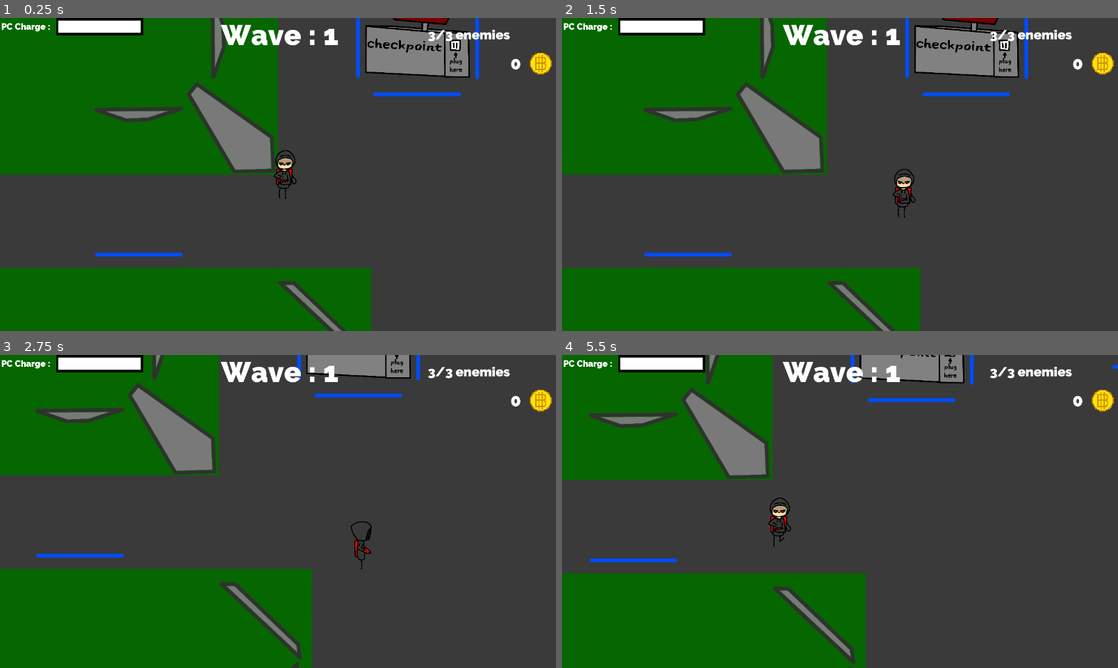
Above: before the commit, frames 1-4 (two rows, left to right).
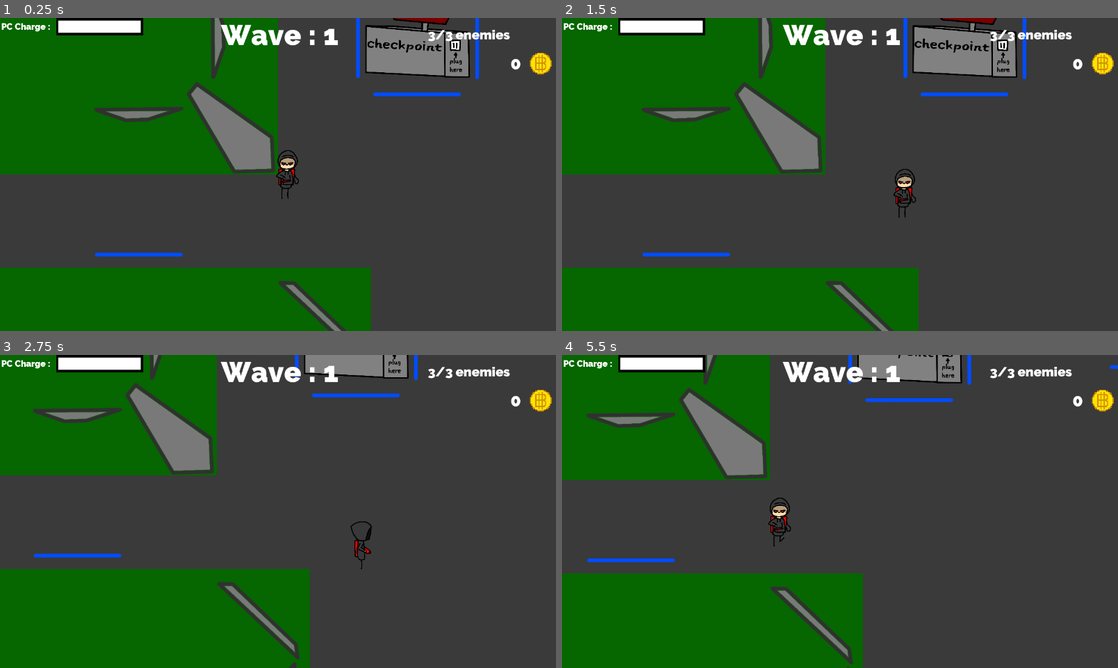
Above: after the commit, the same moments.

Repository: CeylenGames/5thAlakajam
Game: Godot game, scene res://World.tscn
Two runs of this game, one before a commit and one after it. Both use one fixed random seed, a clock stepped at 60 frames per second and the inputs below.
Inputs:
- Up to frame 1 (0.25 s): no input
- Up to frame 2 (1.5 s): tap Enter (ui_accept) at 0.5, 0.77 s; hold Right (ui_right) 0.53-1.28 s; tap Keypad 0 (combo_0) at 0.6 s; hold Down (ui_down) from 1.28 s (still down); tap Keypad 1 (combo_1) at 1.35 s
- Up to frame 3 (2.75 s): tap Enter (ui_accept) at 1.52 s; release Down (ui_down) at 2.03 s; hold Right (ui_right) from 2.03 s (still down); tap Tab (select_enemy) at 2.1 s
- Up to frame 4 (5.5 s): release Right (ui_right) at 2.78 s; hold Up (ui_up) 2.78-3.53 s; tap Keypad 0 (combo_0) at 2.85, 5.1 s; tap Enter (ui_accept) at 3.02, 3.77, 4.52 s; hold Left (ui_left) 3.53-5.03 s; tap Keypad 1 (combo_1) at 3.6 s; tap Escape (ui_cancel) at 4.15 s; tap Tab (select_enemy) at 4.35 s; hold Down (ui_down) from 5.03 s (still down)

The runs differ from the first frame. In frame 1, 0.3% of the frame differs, in the area x 49-54%, y 42-58%; in frame 2, 2.4%, in the area x 14-84%, y 0-100%; in frame 3, 1.9%; in frame 4, 2.1%.

Commit message:
pause menu

Diff:
--- /dev/null
+++ b/Prefabs/PauseEnemy.tscn
@@ -0,0 +1,13 @@
+[gd_scene load_steps=2 format=2]
+
+[ext_resource path="res://Scripts/PauseEnemy.gd" type="Script" id=1]
+
+[node name="PauseMenu" type="CanvasLayer" index="0"]
+
+layer = 1
+offset = Vector2( 0, 0 )
+rotation = 0.0
+scale = Vector2( 1, 1 )
+transform = Transform2D( 1, 0, 0, 1, 0, 0 )
+script = ExtResource( 1 )
+MenuToInstanciate = null
--- a/Prefabs/Player.tscn
+++ b/Prefabs/Player.tscn
@@ -3,10 +3,10 @@
 [ext_resource path="res://Scripts/Player.gd" type="Script" id=1]
 [ext_resource path="res://images/perso/persos1.png" type="Texture" id=2]
 [ext_resource path="res://images/perso/persos2.png" type="Texture" id=3]
-[ext_resource path="res://images/perso/persof1.png" type="Texture" id=4]
-[ext_resource path="res://images/perso/persof2.png" type="Texture" id=5]
-[ext_resource path="res://images/perso/persof3.png" type="Texture" id=6]
-[ext_resource path="res://images/perso/persob1.png" type="Texture" id=7]
+[ext_resource path="res://images/perso/persob1.png" type="Texture" id=4]
+[ext_resource path="res://images/perso/persof1.png" type="Texture" id=5]
+[ext_resource path="res://images/perso/persof2.png" type="Texture" id=6]
+[ext_resource path="res://images/perso/persof3.png" type="Texture" id=7]
 [ext_resource path="res://images/perso/persob2.png" type="Texture" id=8]
 [ext_resource path="res://images/perso/persob3.png" type="Texture" id=9]
 
@@ -18,12 +18,27 @@
 "name": "Side",
 "speed": 4.0
 }, {
-"frames": [ ExtResource( 4 ), ExtResource( 5 ), ExtResource( 6 ) ],
+"frames": [ ExtResource( 2 ) ],
+"loop": true,
+"name": "SideIdle",
+"speed": 5.0
+}, {
+"frames": [ ExtResource( 4 ) ],
+"loop": true,
+"name": "DosIdle",
+"speed": 5.0
+}, {
+"frames": [ ExtResource( 5 ) ],
+"loop": true,
+"name": "FaceIdle",
+"speed": 5.0
+}, {
+"frames": [ ExtResource( 5 ), ExtResource( 6 ), ExtResource( 7 ) ],
 "loop": true,
 "name": "Face",
 "speed": 4.0
 }, {
-"frames": [ ExtResource( 7 ), ExtResource( 8 ), ExtResource( 9 ) ],
+"frames": [ ExtResource( 4 ), ExtResource( 8 ), ExtResource( 9 ) ],
 "loop": true,
 "name": "Dos",
 "speed": 4.0
@@ -35,7 +50,7 @@
 radius = 10.0
 height = 60.0
 
-[node name="Player" type="KinematicBody2D" index="0" groups=[
+[node name="Player" type="KinematicBody2D" groups=[
 "Player",
 ]]
 
@@ -60,7 +75,7 @@
 
 [node name="CollisionShape2D" type="CollisionShape2D" parent="." index="1"]
 
-position = Vector2( 0.0708442, 0 )
-scale = Vector2( 2.31314, 2.09302 )
+position = Vector2( 1.43051e-006, 0 )
+scale = Vector2( 3.07692, 2.09302 )
 shape = SubResource( 2 )
 _sections_unfolded = [ "Transform" ]
--- /dev/null
+++ b/Scripts/PauseEnemy.gd
@@ -0,0 +1,13 @@
+extends CanvasLayer
+
+export (PackedScene) var MenuToInstanciate
+
+func show_menu():
+	get_tree().paused = true
+	var m = MenuToInstanciate.instance()
+	add_child(m)
+
+func _process(delta):
+	if Input.is_action_just_pressed("ui_cancel"):
+		#show_menu()
+		print("menu")
--- a/Scripts/Player.gd
+++ b/Scripts/Player.gd
@@ -36,20 +36,33 @@
 func get_events(delta):
 	if Input.is_action_pressed("ui_right"):
 		velocity.x += Speed
-		$AnimatedSprite.flip_h = false
-		$AnimatedSprite.play("Side")
+		if not $AnimatedSprite.animation in ["Face", "Dos"]:
+			$AnimatedSprite.flip_h = false
+			$AnimatedSprite.play("Side")
 	if Input.is_action_pressed("ui_left"):
 		velocity.x -= Speed
-		$AnimatedSprite.play("Side")
-		$AnimatedSprite.flip_h = true
+		if not $AnimatedSprite.animation in ["Face", "Dos"]:
+			$AnimatedSprite.play("Side")
+			$AnimatedSprite.flip_h = true
 	if Input.is_action_pressed("ui_up"):
 		velocity.y -= Speed
-		$AnimatedSprite.flip_h = false
-		$AnimatedSprite.play("Dos")
+		if not $AnimatedSprite.animation in ["Face", "Side"]:
+			$AnimatedSprite.play("Dos")
+			$AnimatedSprite.flip_h = false
 	if Input.is_action_pressed("ui_down"):
 		velocity.y += Speed
-		$AnimatedSprite.flip_h = false
-		$AnimatedSprite.play("Face")
+		if not $AnimatedSprite.animation in ["Dos", "Side"]:
+			$AnimatedSprite.play("Face")
+			$AnimatedSprite.flip_h = false
+
+	if Input.is_action_just_released("ui_right"):
+		$AnimatedSprite.play("SideIdle")
+	if Input.is_action_just_released("ui_left"):
+		$AnimatedSprite.play("SideIdle")
+	if Input.is_action_just_released("ui_down"):
+		$AnimatedSprite.play("FaceIdle")
+	if Input.is_action_just_released("ui_up"):
+		$AnimatedSprite.play("DosIdle")
 
 	if Input.is_action_just_pressed("select_enemy"):
 		choose_a_guy()
--- a/World.tscn
+++ b/World.tscn
@@ -19,6 +19,7 @@
 [ext_resource path="res://images/ui/bar.png" type="Texture" id=17]
 [ext_resource path="res://images/bitcoin/bitcoin1.png" type="Texture" id=18]
 [ext_resource path="res://Prefabs/CheckPoint.tscn" type="PackedScene" id=19]
+[ext_resource path="res://Prefabs/PauseEnemy.tscn" type="PackedScene" id=20]
 
 [sub_resource type="NavigationPolygon" id=1]
 
@@ -235,6 +236,7 @@
 
 [node name="GUI" type="CanvasLayer" parent="." index="8"]
 
+editor/display_folded = true
 layer = 1
 offset = Vector2( 0, 0 )
 rotation = 0.0
@@ -398,6 +400,8 @@
 
 [node name="CheckPoint" parent="." index="10" instance=ExtResource( 19 )]
 
+[node name="PauseMenu" parent="." index="11" instance=ExtResource( 20 )]
+
 [connection signal="body_entered" from="Player/Detector" to="Player" method="_detected"]
 
 [connection signal="body_exited" from="Player/Detector" to="Player" method="_undetected"]
Empty file removed: Scripts/Detector.gd
Not shown: 1 places in World.tscn that only renumber resources
